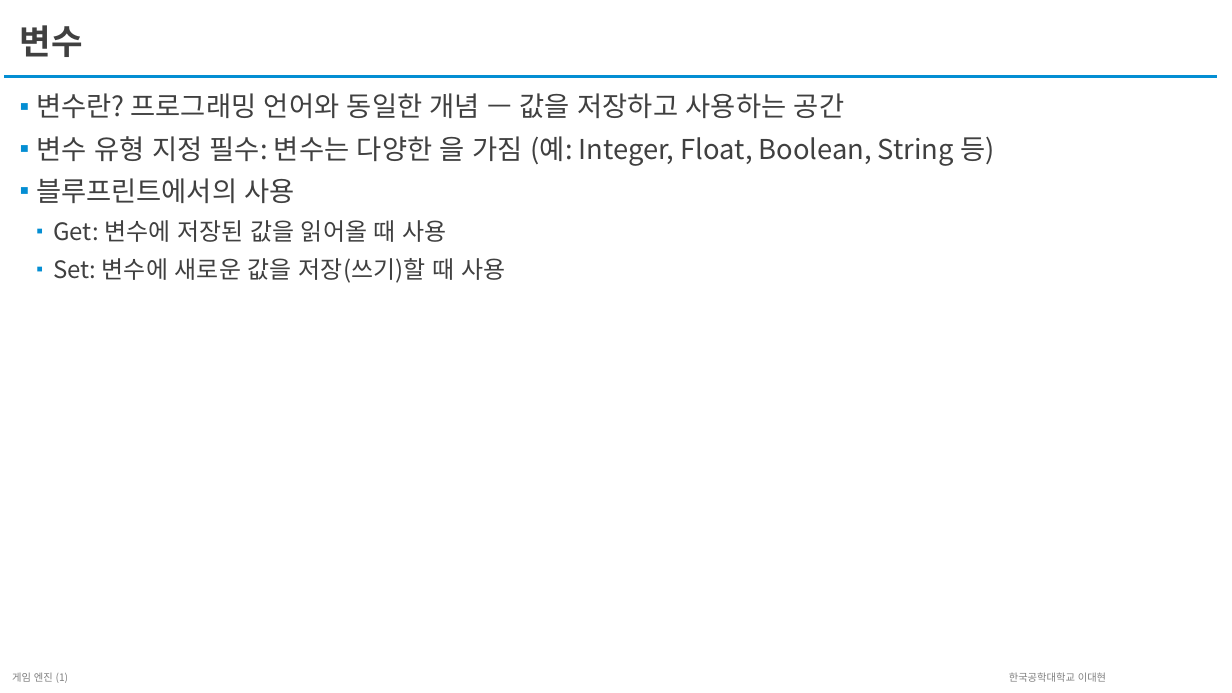
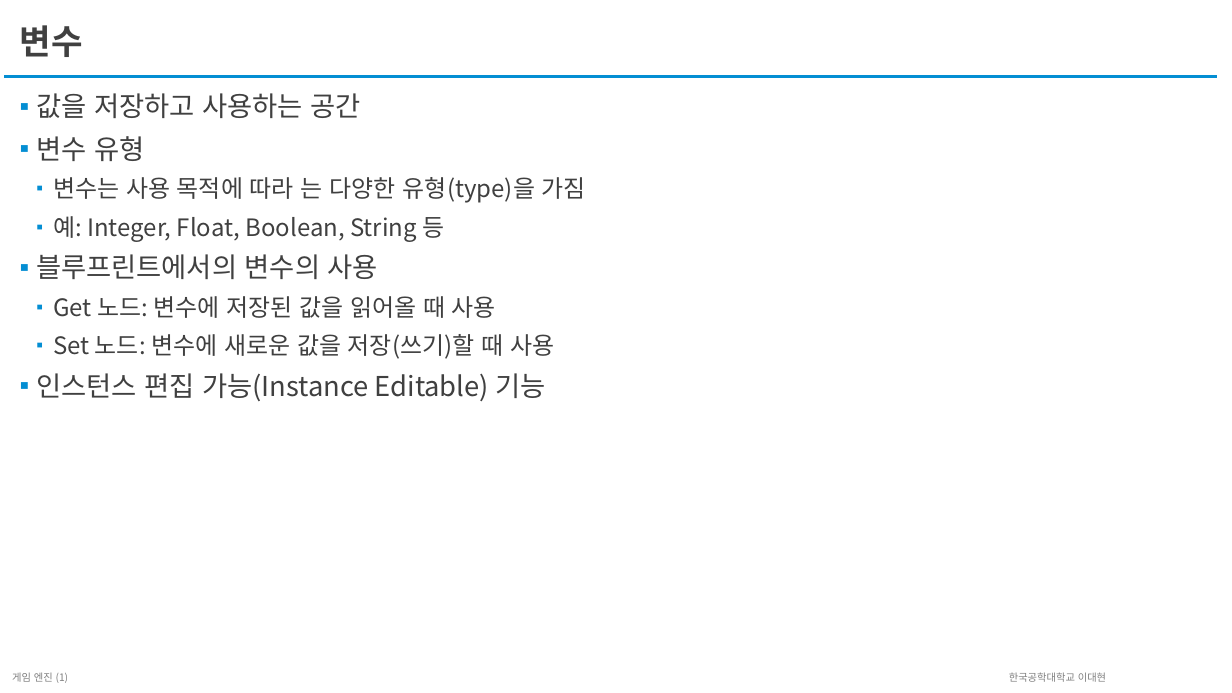
Before and after one commit to unreal-class/kmooc, a slide deck: slide 21 of LectureScript/2주차/2주차-교안-블루프린트 v2.pptx (slide 15 before the commit). Drawn at 1232x693 pixels with LibreOffice and Linux fonts; fonts in the diff are those of the drawing. Boxes give left, top, right and bottom in pixels: in the first picture for what was removed or moved away, otherwise in the second. Text is boxed around its words. In the diff, an @@ line names an element or a change of style, - is before the commit and + after.

```diff
--- a/LectureScript/2주차/2주차-교안-블루프린트 v2.pptx
+++ b/LectureScript/2주차/2주차-교안-블루프린트 v2.pptx
@@ text at [36,93,586,401]: text changed; size 16 to 14 pt @@
-▪ 변수란? 프로그래밍 언어와 동일한 개념 — 값을 저장하고 사용하는 공간
-▪ 변수 유형 지정 필수: 변수는 다양한 을 가짐 (예: Integer, Float, Boolean, String 등)
-▪ 블루프린트에서의 사용
-  ▪ Get: 변수에 저장된 값을 읽어올 때 사용
-  ▪ Set: 변수에 새로운 값을 저장(쓰기)할 때 사용
+▪ 값을 저장하고 사용하는 공간
+▪ 변수 유형
+  ▪ 변수는 사용 목적에 따라 는 다양한 유형(type)을 가짐
+  ▪ 예: Integer, Float, Boolean, String 등
+▪ 블루프린트에서의 변수의 사용
+  ▪ Get 노드: 변수에 저장된 값을 읽어올 때 사용
+  ▪ Set 노드: 변수에 새로운 값을 저장(쓰기)할 때 사용
+▪ 인스턴스 편집 가능(Instance Editable) 기능
```
Also in this commit, not shown: 10 other slides changed, 10 slides added, 4 slides removed, 1 other file.
